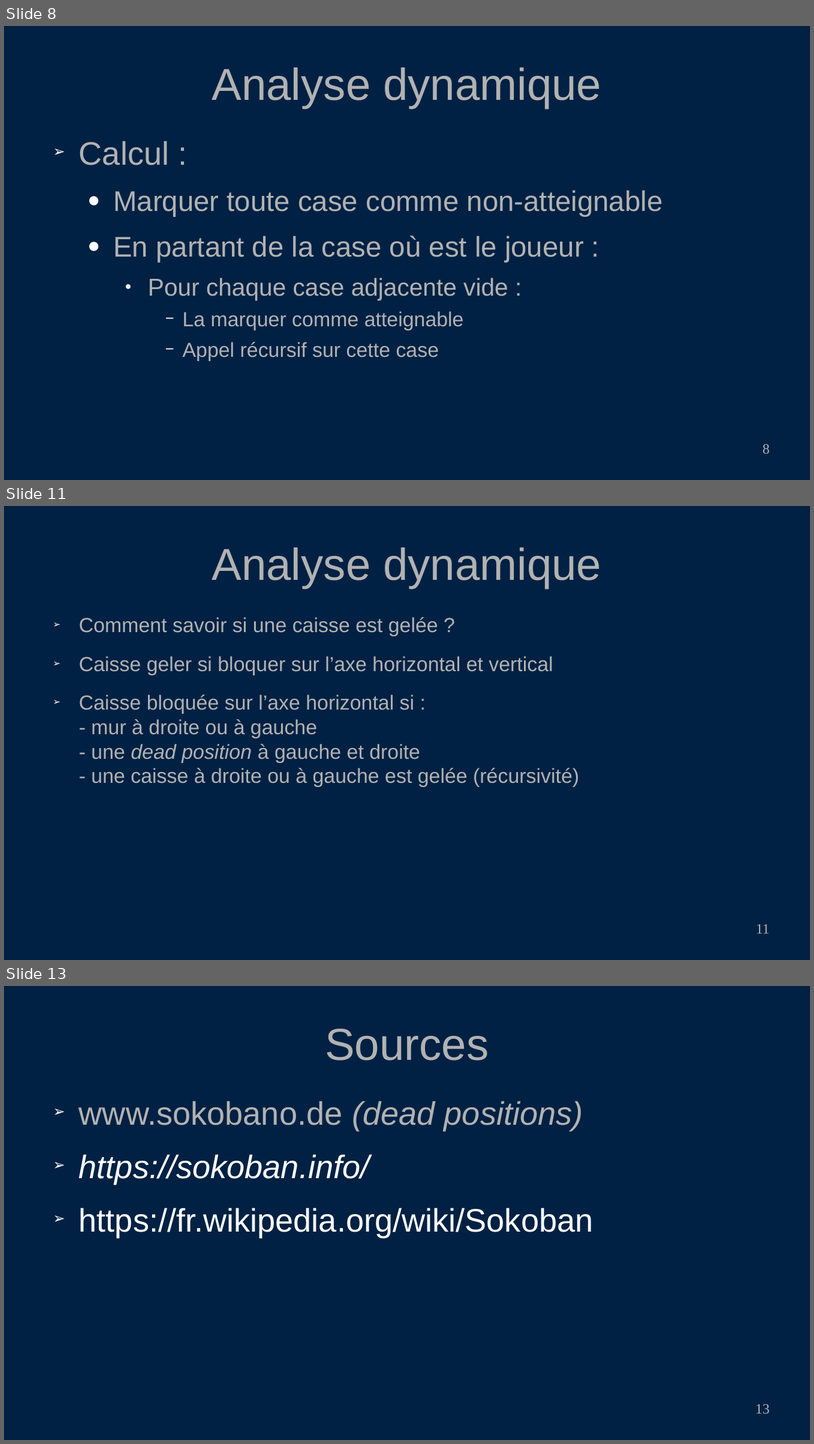
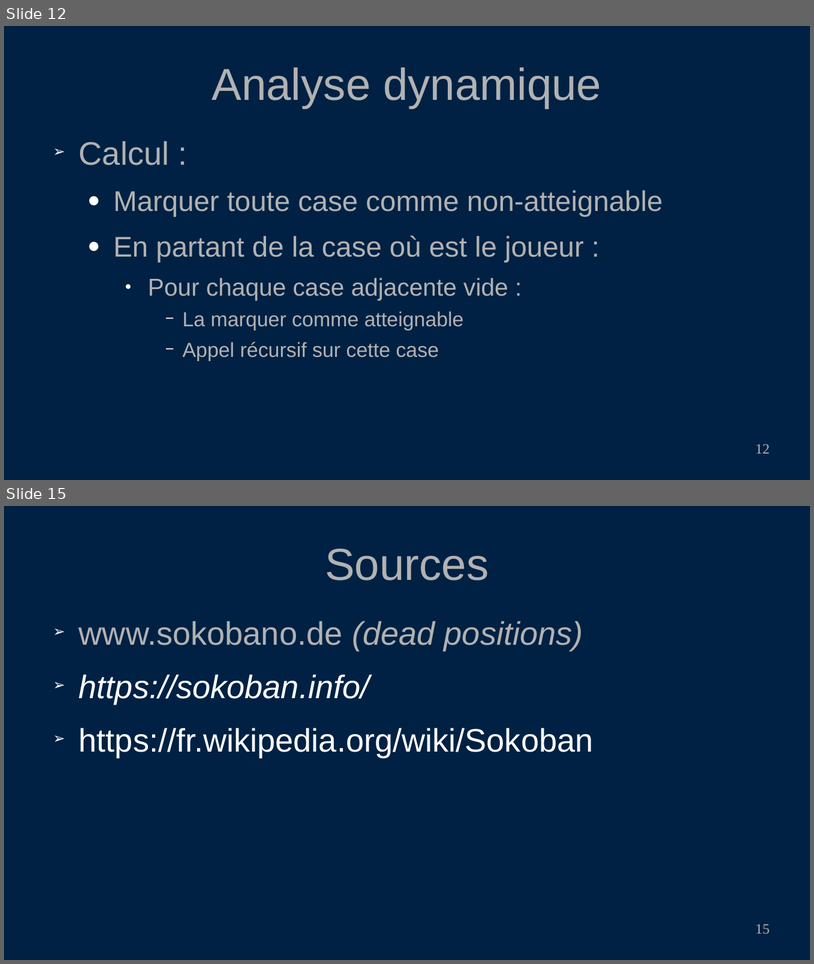
Before and after one commit to PoulpoGaz/sokoshell, a slide deck: documents/presentation.odp. Shown one above the other, each under a label of ours: slides 8, 11 and 13 before the commit, slides 12 and 15 after it; the slides between them are not shown. The pictures are 814x1444 and 814x964 pixels, drawn with LibreOffice and Linux fonts; fonts in the diff are those of the drawing. Boxes give left, top, right and bottom in pixels: in the first picture for what was removed or moved away, otherwise in the second. Text is boxed around its words. In the diff, an @@ line names an element or a change of style, - is before the commit and + after.

```diff
--- a/documents/presentation.odp
+++ b/documents/presentation.odp
@@ slide 11 removed at [4,506,810,960], background #002143 @@
@@ title removed at [212,547,602,588] @@
-Analyse dynamique
@@ text removed at [79,617,579,787] @@
-➢ Comment savoir si une caisse est gelée ?
-➢ Caisse geler si bloquer sur l’axe horizontal et vertical
-➢ Caisse bloquée sur l’axe horizontal si :
-  - mur à droite ou à gauche
-  - une dead position à gauche et droite
-  - une caisse à droite ou à gauche est gelée (récursivité)
@@ page number removed at [756,924,770,933] @@
-11
@@ what was slide 8 is now slide 12 @@
@@ page number at [756,444,770,453]: text changed @@
-8
+12
@@ what was slide 13 is now slide 15 @@
@@ page number at [756,924,770,933]: text changed @@
-13
+15
```
Also in this commit, not shown: 1 slide changed, 5 slides added, 2 other slides removed, 21 other files.
